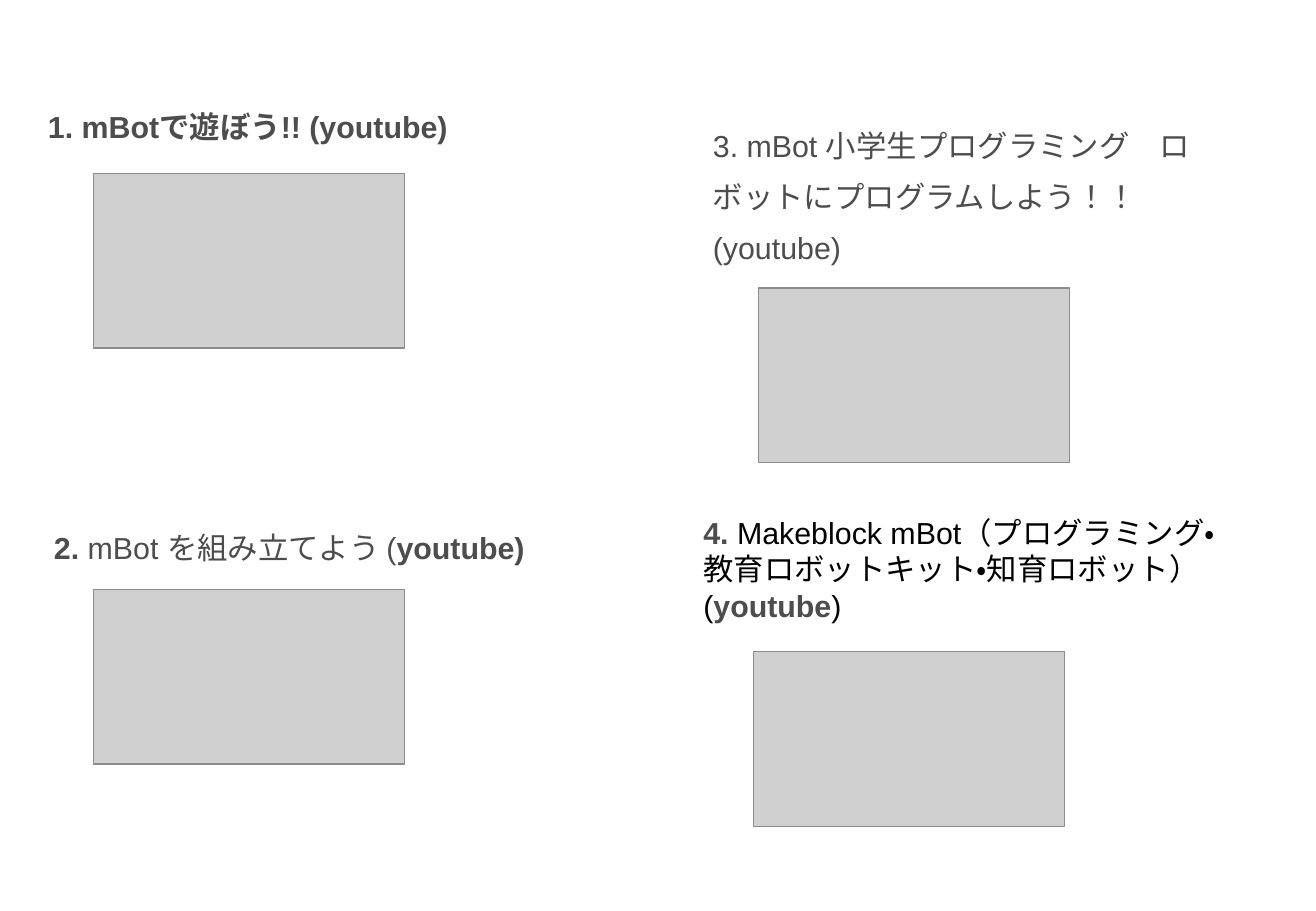
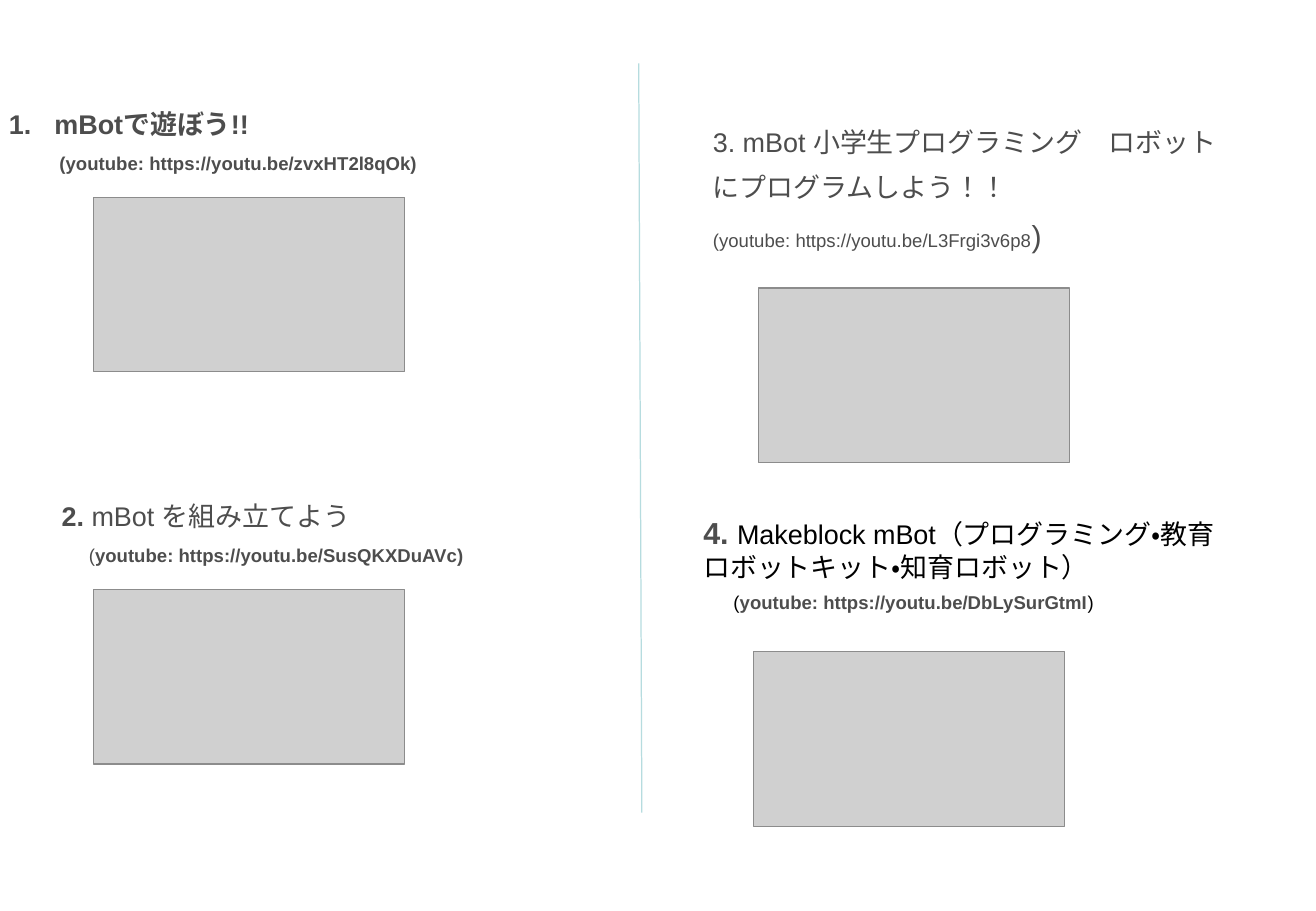
Before and after one commit to t-magic/RASP, a slide deck: slide 4 of pdf/ロボットとの共生、AIとの共生、やってみよう講座.ppt. Drawn at 1316x911 pixels with LibreOffice and Linux fonts; fonts in the diff are those of the drawing; grey boxes stand for pictures. Boxes give left, top, right and bottom in pixels: in the first picture for what was removed or moved away, otherwise in the second. Text is boxed around its words. In the diff, an @@ line names an element or a change of style, - is before the commit and + after.

```diff
--- a/pdf/ロボットとの共生、AIとの共生、やってみよう講座.ppt
+++ b/pdf/ロボットとの共生、AIとの共生、やってみよう講座.ppt
@@ line added from (639, 63) to (641, 812), #B6DCDF 0.74 pt @@
@@ text at <box>54,113,416,174</box>: text changed; size 18 to 11 pt @@
-1. mBotで遊ぼう!! (youtube)
+1. mBotで遊ぼう!!
+(youtube: https://youtu.be/zvxHT2l8qOk)
@@ text at <box>713,129,1217,251</box>: text changed; size 18 to 11 pt @@
-3. mBot 小学生プログラミング ロボットにプログラムしよう！！ (youtube)
+3. mBot 小学生プログラミング ロボットにプログラムしよう！！
+(youtube: https://youtu.be/L3Frgi3v6p8)
@@ picture: place and size @@
-picture at <box>93,174,404,348</box>
+picture at <box>93,197,404,371</box>
@@ text at <box>62,503,464,566</box>: text changed; size 18 to 11 pt; bold on @@
-2. mBot を組み立てよう (youtube)
+2. mBot を組み立てよう
+(youtube: https://youtu.be/SusQKXDuAVc)
@@ text at <box>703,523,1214,613</box>: text changed; size 18 to 16 pt @@
-4. Makeblock mBot（プログラミング・教育ロボットキット・知育ロボット）(youtube)
+4. Makeblock mBot（プログラミング・教育ロボットキット・知育ロボット）
+(youtube: https://youtu.be/DbLySurGtmI)
```
Also in this commit, not shown: 2 other slides changed, 1 other file.
